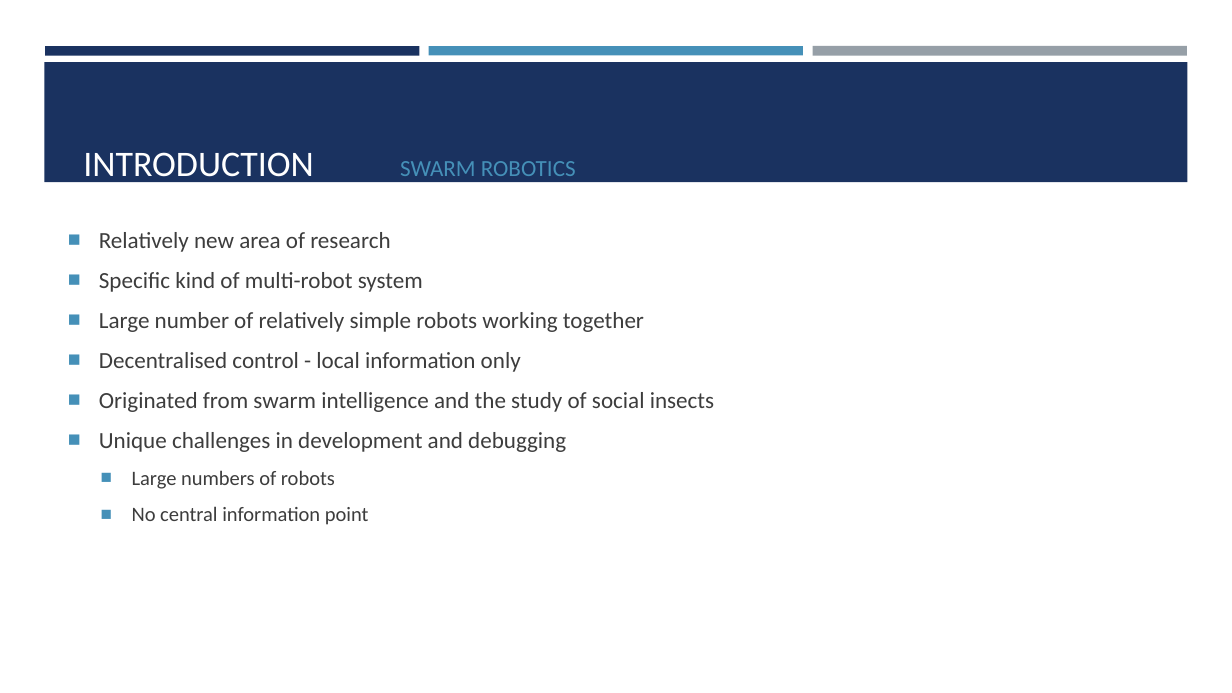
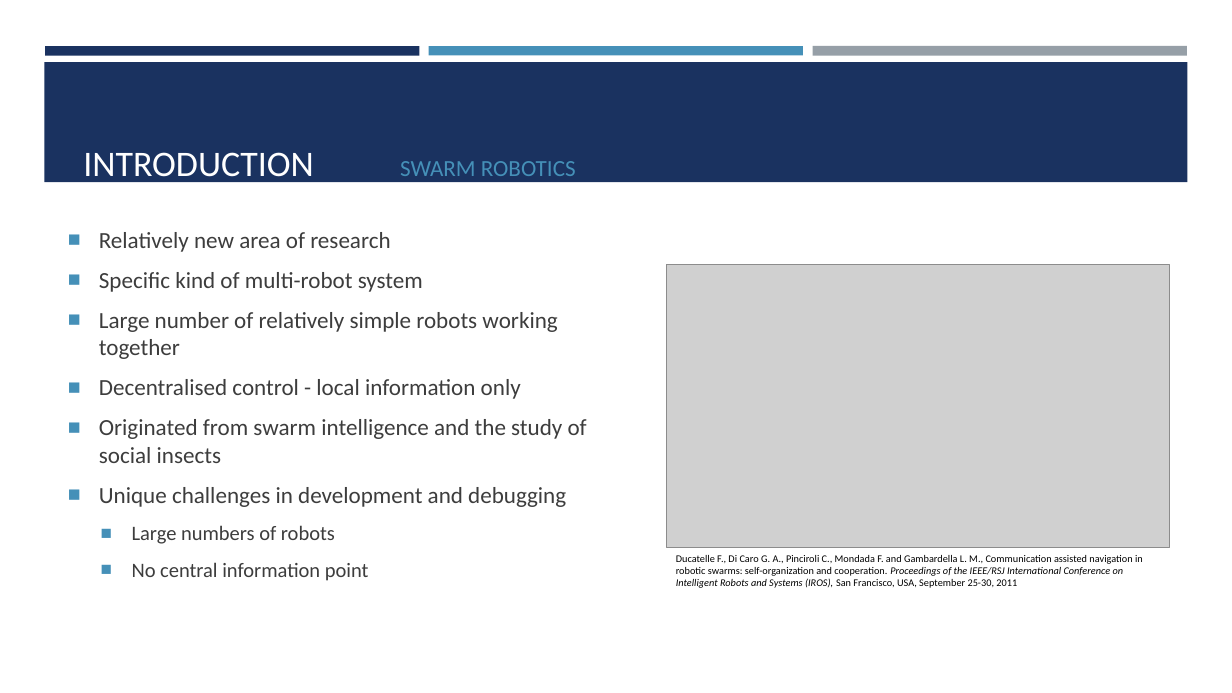
Before and after one commit to ajewers/SwarmDebug, a slide deck: slide 2 of Presentation/Project Presentation.pptx. Drawn at 1232x693 pixels with LibreOffice and Linux fonts; fonts in the diff are those of the drawing; grey boxes stand for pictures. Boxes give left, top, right and bottom in pixels: in the first picture for what was removed or moved away, otherwise in the second. Text is boxed around its words. In the diff, an @@ line names an element or a change of style, - is before the commit and + after.

```diff
--- a/Presentation/Project Presentation.pptx
+++ b/Presentation/Project Presentation.pptx
@@ text "Relatively new area of research" rewrapped from (x1=99, y1=232, x2=714, y2=525) to (x1=99, y1=232, x2=587, y2=581) @@
@@ picture added at (x1=667, y1=265, x2=1170, y2=548) @@
@@ text added at (x1=676, y1=555, x2=1143, y2=588), 8 pt, text #000000 @@
+Ducatelle F., Di Caro G. A., Pinciroli C., Mondada F. and Gambardella L. M., Communication assisted navigation in robotic swarms: self-organization and cooperation. Proceedings of the IEEE/RSJ International Conference on Intelligent Robots and Systems (IROS), San Francisco, USA, September 25-30, 2011
```
Also in this commit, not shown: 4 other slides changed, 6 other files.
